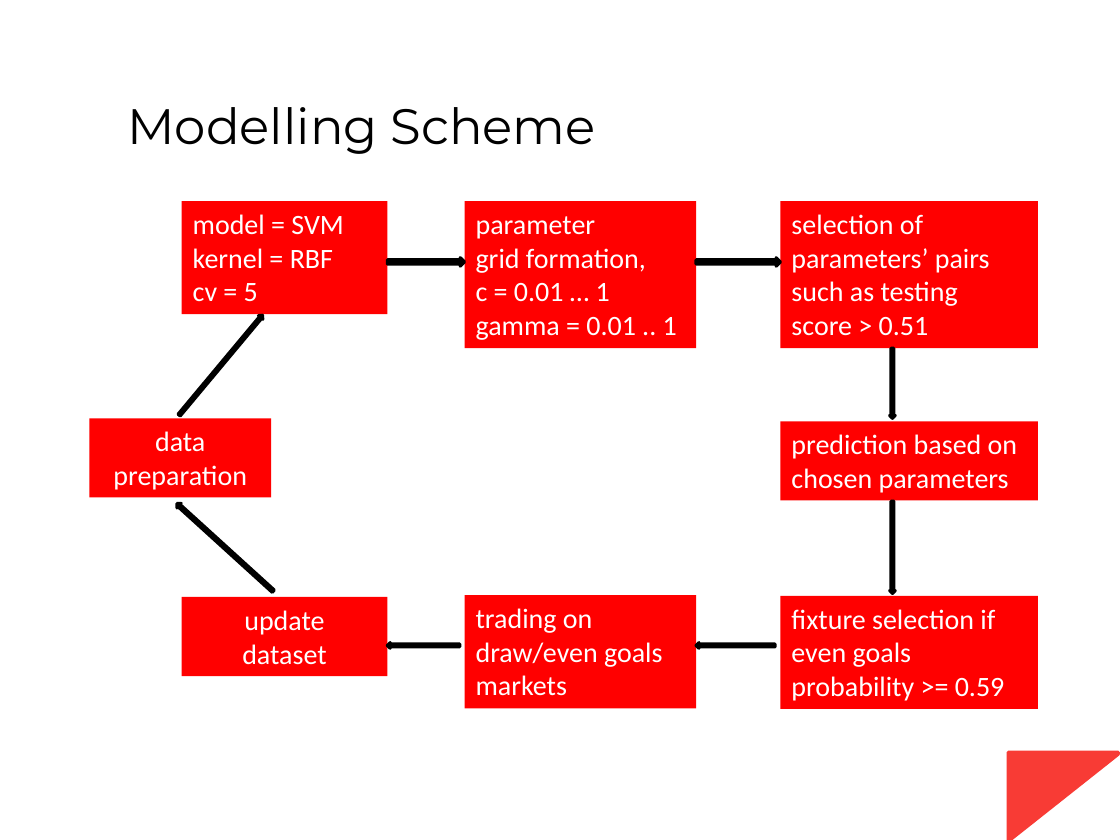
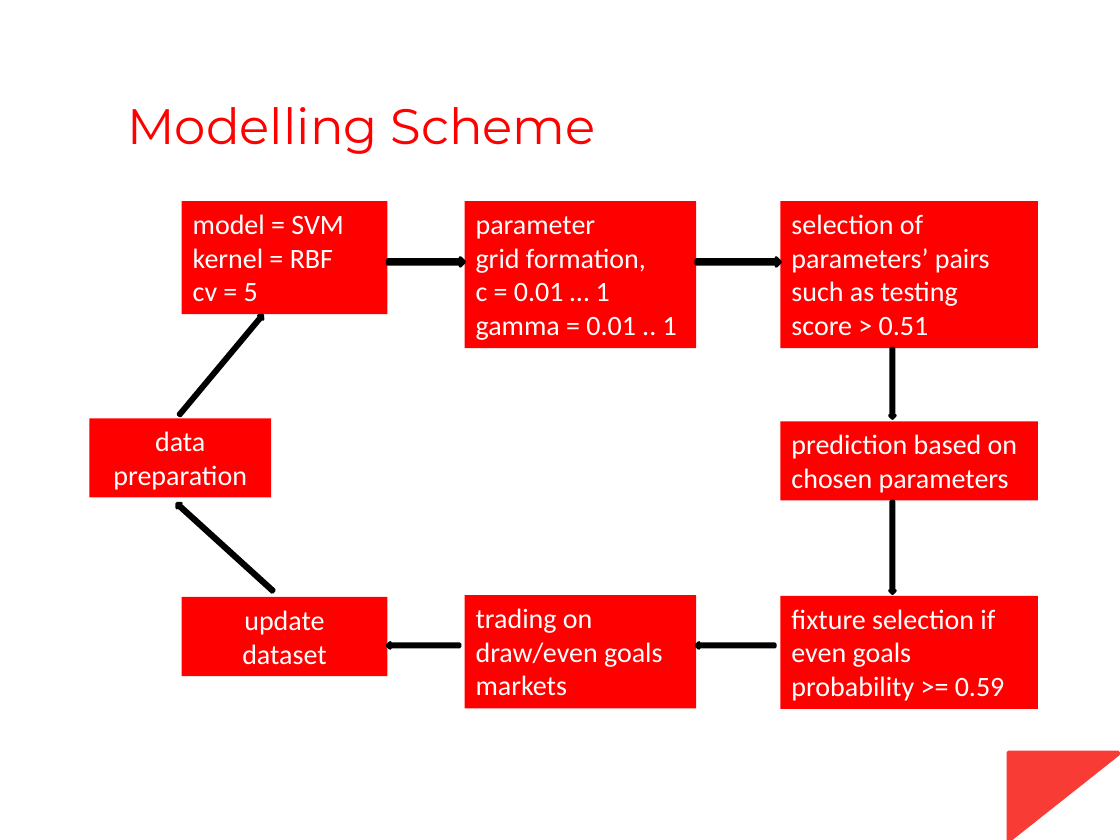
Before and after one commit to antdro/predictor, a slide deck: slide 11 of demo.pptx. Drawn at 1120x840 pixels with LibreOffice and Linux fonts; fonts in the diff are those of the drawing. Boxes give left, top, right and bottom in pixels: in the first picture for what was removed or moved away, otherwise in the second. Text is boxed around its words. In the diff, an @@ line names an element or a change of style, - is before the commit and + after.

```diff
--- a/demo.pptx
+++ b/demo.pptx
@@ text "Modelling Scheme" at (x1=127, y1=107, x2=596, y2=154): text colour #000000 to #FF0000 @@
```
Also in this commit, not shown: 6 other slides changed.
